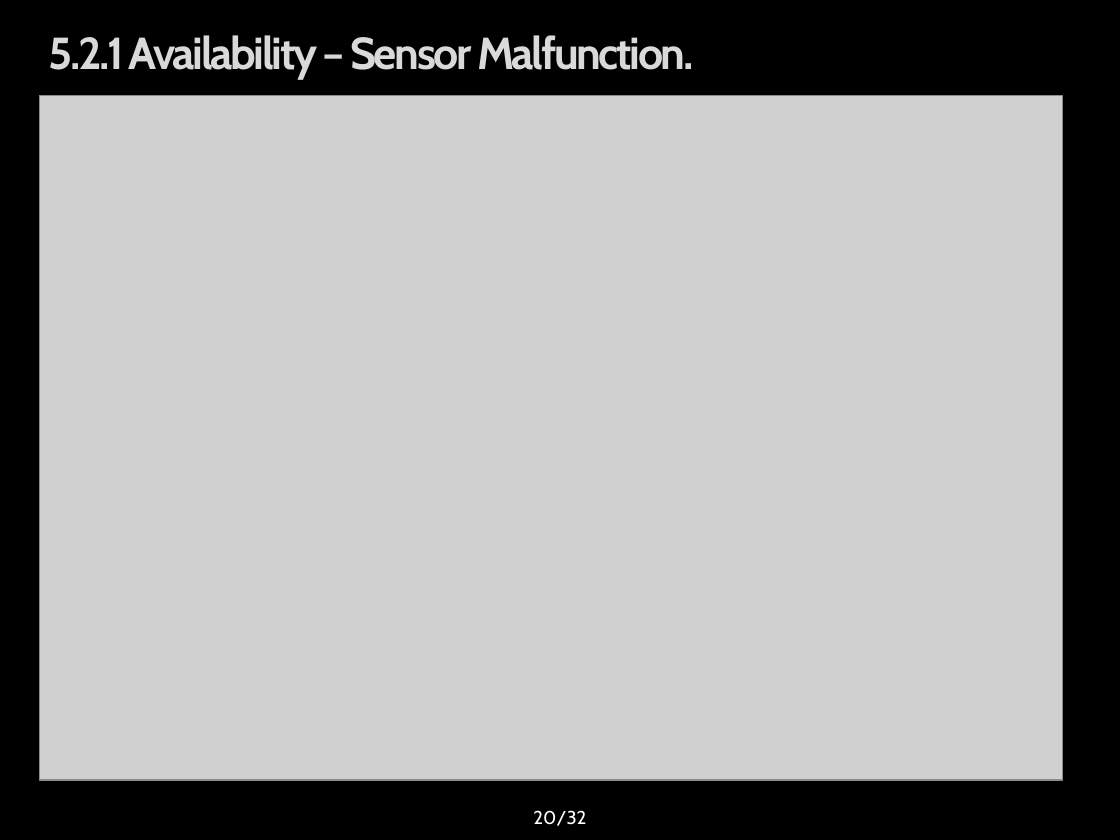
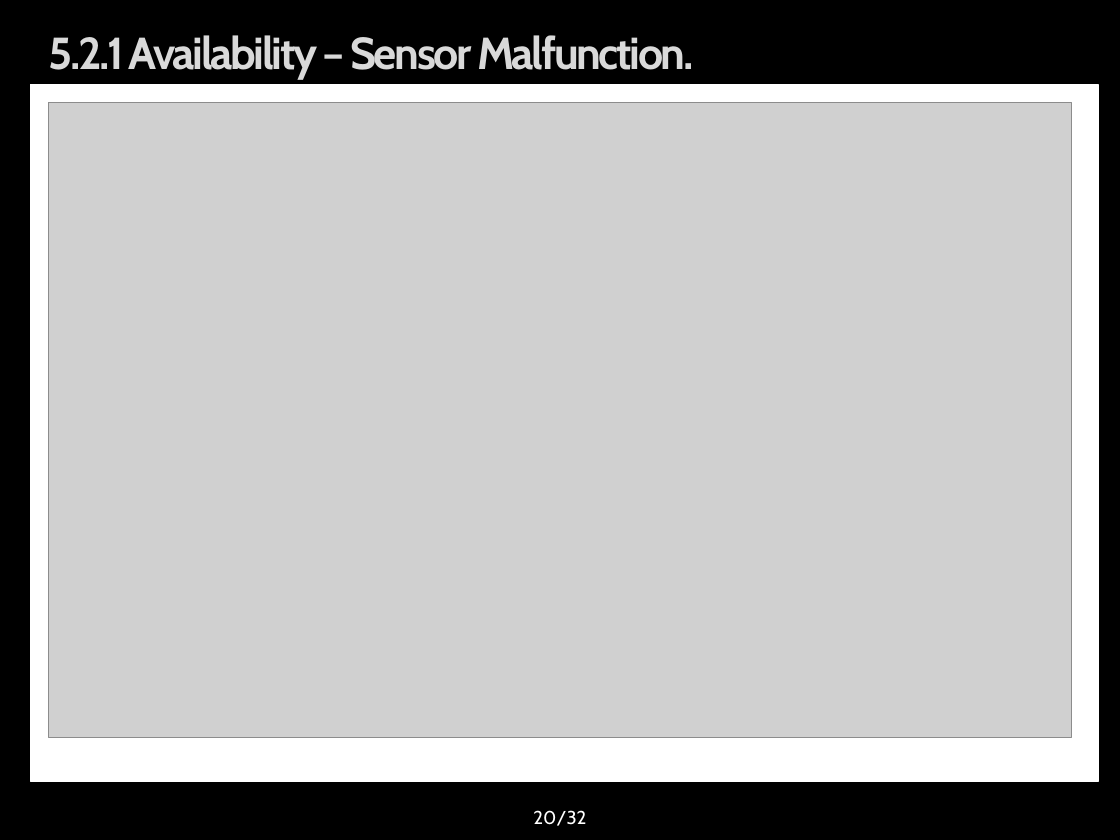
Before and after one commit to youkkwon/smarthome, a slide deck: slide 20 of doc/Docs/IoT System Final Presentation_0624.pptx. Drawn at 1120x840 pixels with LibreOffice and Linux fonts; fonts in the diff are those of the drawing; grey boxes stand for pictures; background and template pictures are left out. Boxes give left, top, right and bottom in pixels: in the first picture for what was removed or moved away, otherwise in the second. Text is boxed around its words. In the diff, an @@ line names an element or a change of style, - is before the commit and + after.

```diff
--- a/doc/Docs/IoT System Final Presentation_0624.pptx
+++ b/doc/Docs/IoT System Final Presentation_0624.pptx
@@ rectangle added at <box>31,85,1099,782</box>, fill #FFFFFF, outline #FFFFFF 0.75 pt @@
@@ picture: place and size @@
-picture at <box>39,96,1062,781</box>
+picture at <box>48,103,1071,738</box>
```
Also in this commit, not shown: 27 other slides changed.
